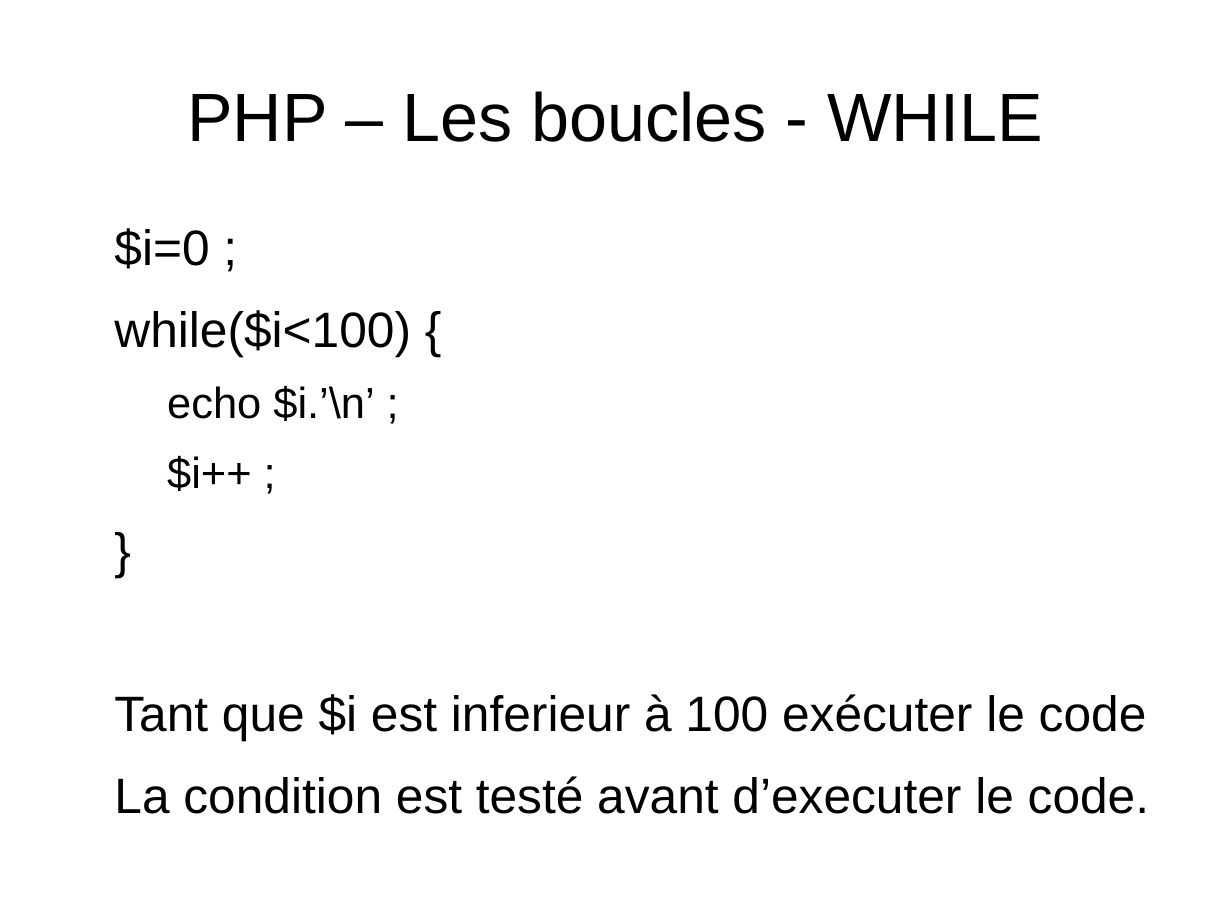
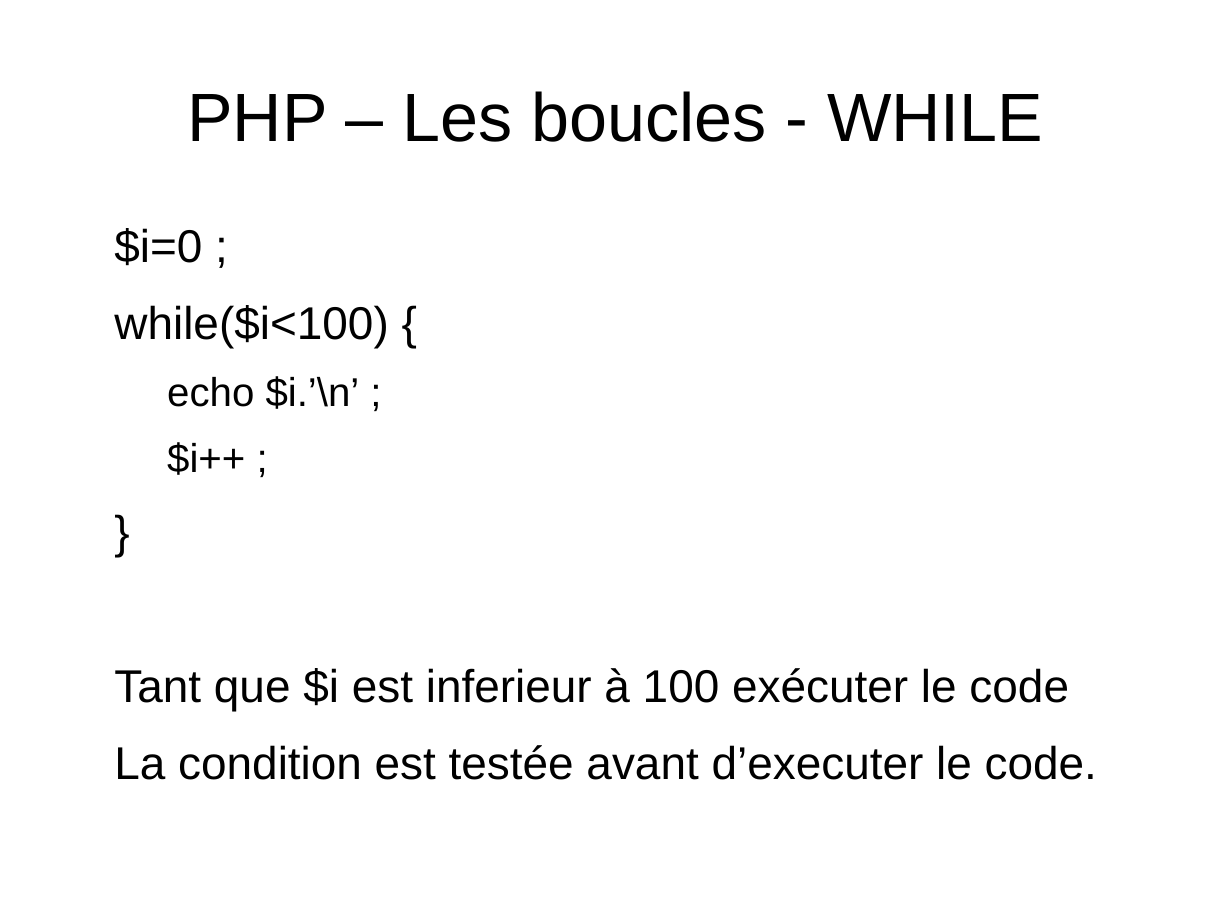
Before and after one commit to NicoM88/formation, a slide deck: slide 15 of PHP/formation.odp. Drawn at 1232x924 pixels with LibreOffice and Linux fonts; fonts in the diff are those of the drawing. Boxes give left, top, right and bottom in pixels: in the first picture for what was removed or moved away, otherwise in the second. Text is boxed around its words. In the diff, an @@ line names an element or a change of style, - is before the commit and + after.

```diff
--- a/PHP/formation.odp
+++ b/PHP/formation.odp
@@ text at (114, 228, 1069, 711): size 32 to 29.6 pt in "$i=0 ;", "while($i<100) {", "}", "Tant que $i est inferieur à 100 ..."; size 28 to 25.9 pt in "echo $i.’\n’ ;", "$i++ ;" @@
@@ text at (114, 745, 1097, 780): text changed; size 32 to 29.6 pt @@
-La condition est testé avant d’executer le code.
+La condition est testée avant d’executer le code.
```
Also in this commit, not shown: 2 other slides changed, 1 other file.
